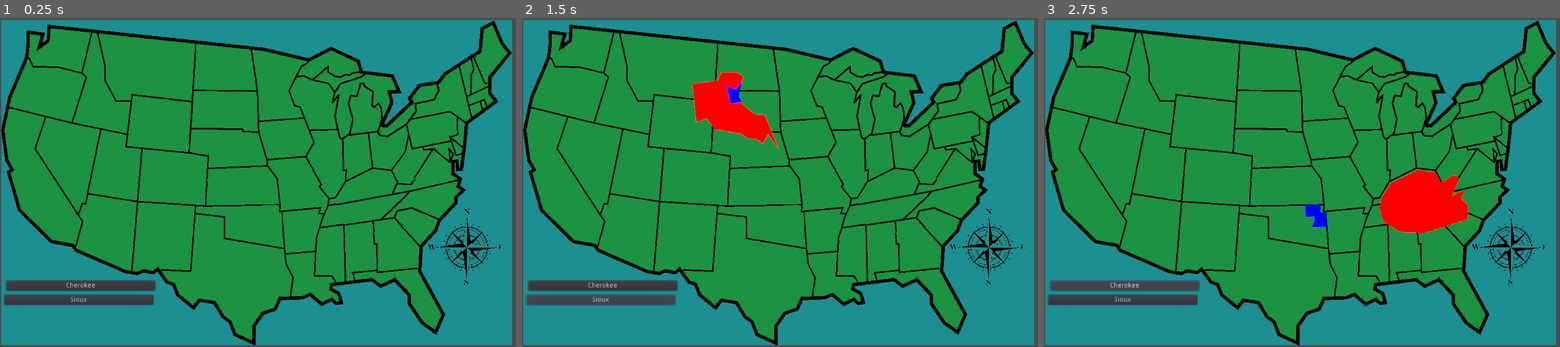
Above: before the commit, frames 1-3 (left to right).
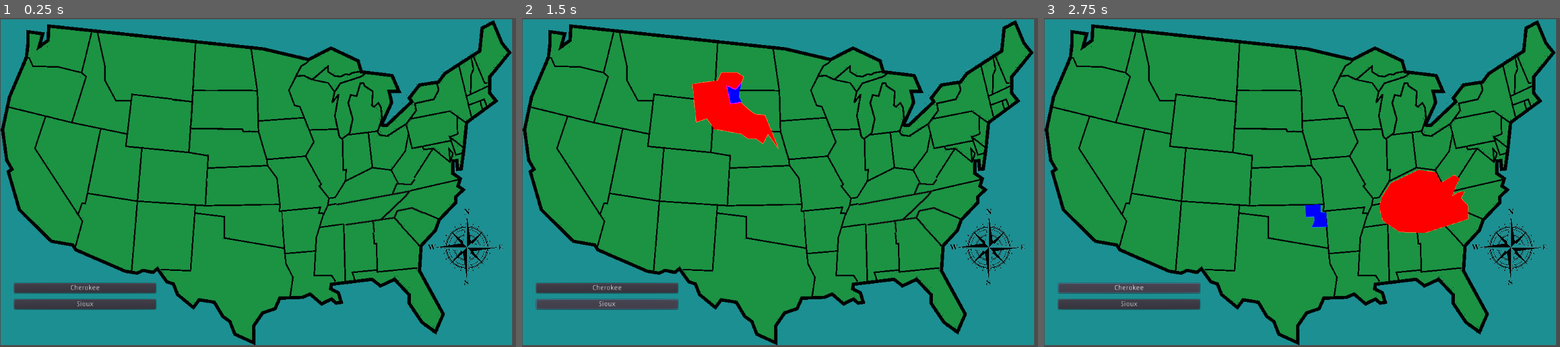
Above: after the commit, the same moments.

Repository: PeppaFan666/InteractiveMap
Game: Godot game, scene res://Scene.tscn
The game is run twice, just before and just after one commit, with the same random seed, the same clock (stepped at 60 frames per second) and the same inputs.
Inputs:
- Up to frame 1 (0.25 s): no input
- Up to frame 2 (1.5 s): click "Cherokee" at 0.5 s; click "Sioux" at 1.25 s
- Up to frame 3 (2.75 s): click "Cherokee" at 2 s

The runs differ from the first frame. In frame 1, 5.7% of the frame differs, in the area x 0-100%, y 0-100%; in frame 2, 5.8%; in frame 3, 5.7%.

Commit message:
Better-Buttons

Diff:
--- a/Scene.tscn
+++ b/Scene.tscn
@@ -16,7 +16,7 @@
 
 [node name="480271690e1e0485f71988e273730559" type="Sprite" parent="mapmanager"]
 material = ExtResource( 2 )
-position = Vector2( 522.308, 335.207 )
+position = Vector2( 521.954, 334.458 )
 texture = ExtResource( 4 )
 
 [node name="Ctraditional" type="Sprite" parent="."]
@@ -35,29 +35,43 @@
 position = Vector2( 431.636, 153.246 )
 texture = ExtResource( 1 )
 
-[node name="Cherokee" type="Button" parent="."]
-margin_left = 13.4889
-margin_top = 535.485
-margin_right = 316.489
-margin_bottom = 555.485
+[node name="compass-image" type="Sprite" parent="."]
+position = Vector2( 950.406, 467.194 )
+scale = Vector2( 0.5, 0.5 )
+texture = ExtResource( 8 )
+
+[node name="VBoxContainer" type="VBoxContainer" parent="."]
+margin_left = 29.3847
+margin_top = 505.837
+margin_right = 317.385
+margin_bottom = 627.837
+grow_horizontal = 2
+grow_vertical = 2
+custom_constants/separation = 13
+alignment = 1
+__meta__ = {
+"_edit_group_": true,
+"_edit_use_anchors_": false
+}
+
+[node name="Cherokee" type="Button" parent="VBoxContainer"]
+margin_top = 34.0
+margin_right = 288.0
+margin_bottom = 54.0
+button_mask = 3
 text = "Cherokee"
 __meta__ = {
 "_edit_use_anchors_": false
 }
 
-[node name="Sioux" type="Button" parent="."]
-margin_left = 8.79959
-margin_top = 564.013
-margin_right = 311.8
-margin_bottom = 584.013
+[node name="Sioux" type="Button" parent="VBoxContainer"]
+margin_top = 67.0
+margin_right = 288.0
+margin_bottom = 87.0
+button_mask = 3
 text = "Sioux"
 __meta__ = {
 "_edit_use_anchors_": false
 }
-
-[node name="compass-image" type="Sprite" parent="."]
-position = Vector2( 950.406, 467.194 )
-scale = Vector2( 0.5, 0.5 )
-texture = ExtResource( 8 )
-[connection signal="pressed" from="Cherokee" to="mapmanager" method="_on_Cherokee_pressed"]
-[connection signal="pressed" from="Sioux" to="mapmanager" method="_on_Sioux_pressed"]
+[connection signal="pressed" from="VBoxContainer/Cherokee" to="mapmanager" method="_on_Cherokee_pressed"]
+[connection signal="pressed" from="VBoxContainer/Sioux" to="mapmanager" method="_on_Sioux_pressed"]
